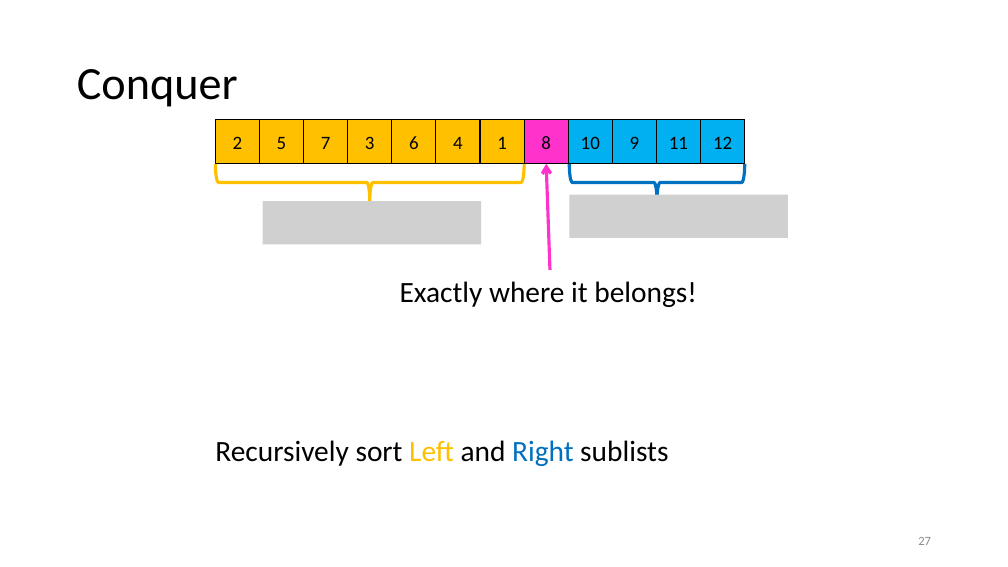
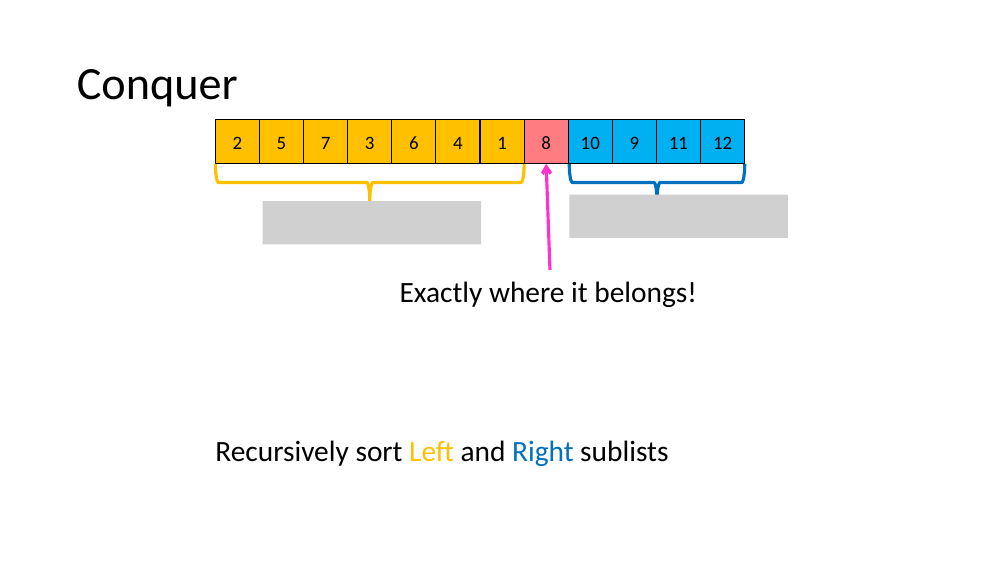
Before and after one commit to natebrunelle/cse332, a slide deck: slide 56 of demo_site/files/slides/lecture13_sorting2_inka.pptx (slide 27 before the commit). Drawn at 1008x567 pixels with LibreOffice and Linux fonts; fonts in the diff are those of the drawing; grey boxes stand for pictures. Boxes give left, top, right and bottom in pixels: in the first picture for what was removed or moved away, otherwise in the second. Text is boxed around its words. In the diff, an @@ line names an element or a change of style, - is before the commit and + after.

```diff
--- a/demo_site/files/slides/lecture13_sorting2_inka.pptx
+++ b/demo_site/files/slides/lecture13_sorting2_inka.pptx
@@ rectangle "8" at (524, 119, 568, 163): fill #FF33CC to #FF7C80 @@
@@ page number removed at (918, 537, 931, 545) @@
-27
```
Also in this commit, not shown: 33 other slides changed, 27 slides added, 9 slides removed, 9 other files.
